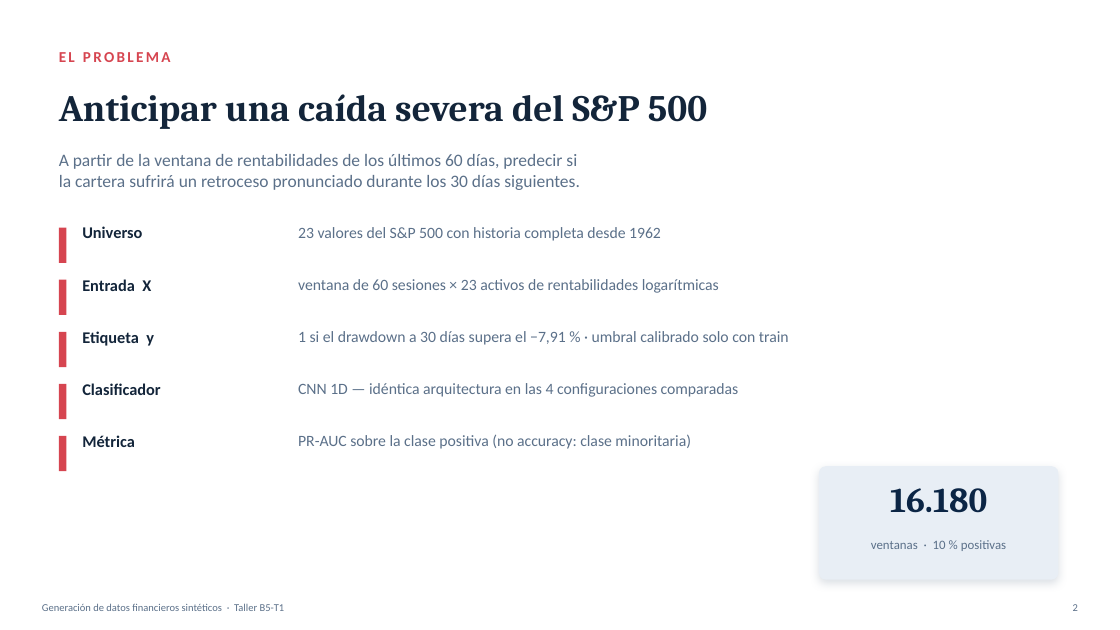
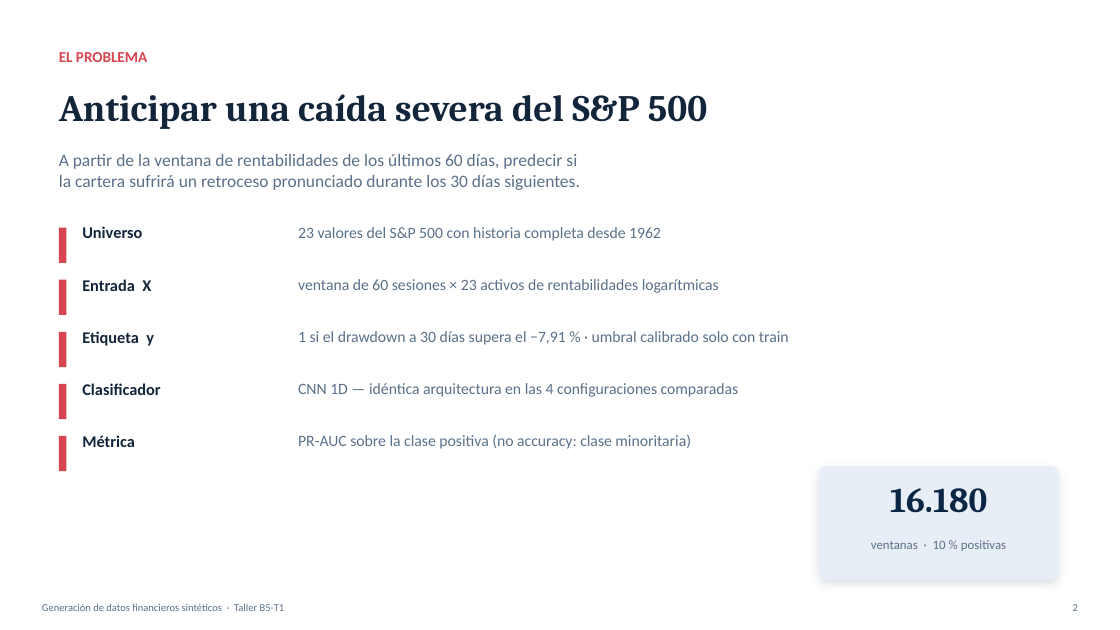
Before and after one commit to raulrodriguezlr/B5-T1, a slide deck: slide 2 of B5-T1_presentacion.pptx. Drawn at 1120x630 pixels with LibreOffice and Linux fonts; fonts in the diff are those of the drawing. Boxes give left, top, right and bottom in pixels: in the first picture for what was removed or moved away, otherwise in the second. Text is boxed around its words. In the diff, an @@ line names an element or a change of style, - is before the commit and + after.

```diff
--- a/B5-T1_presentacion.pptx
+++ b/B5-T1_presentacion.pptx
@@ text "EL PROBLEMA" at <box>59,52,147,62</box>: letter spacing 2 to 0 pt @@
```
Also in this commit, not shown: 12 other slides changed, 1 slide added, 2 other files.
